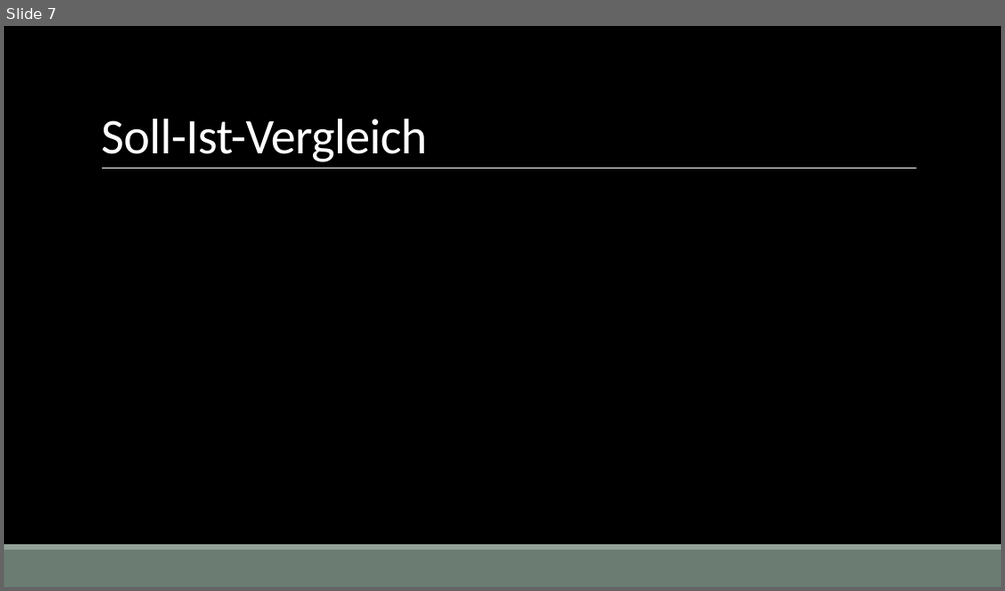
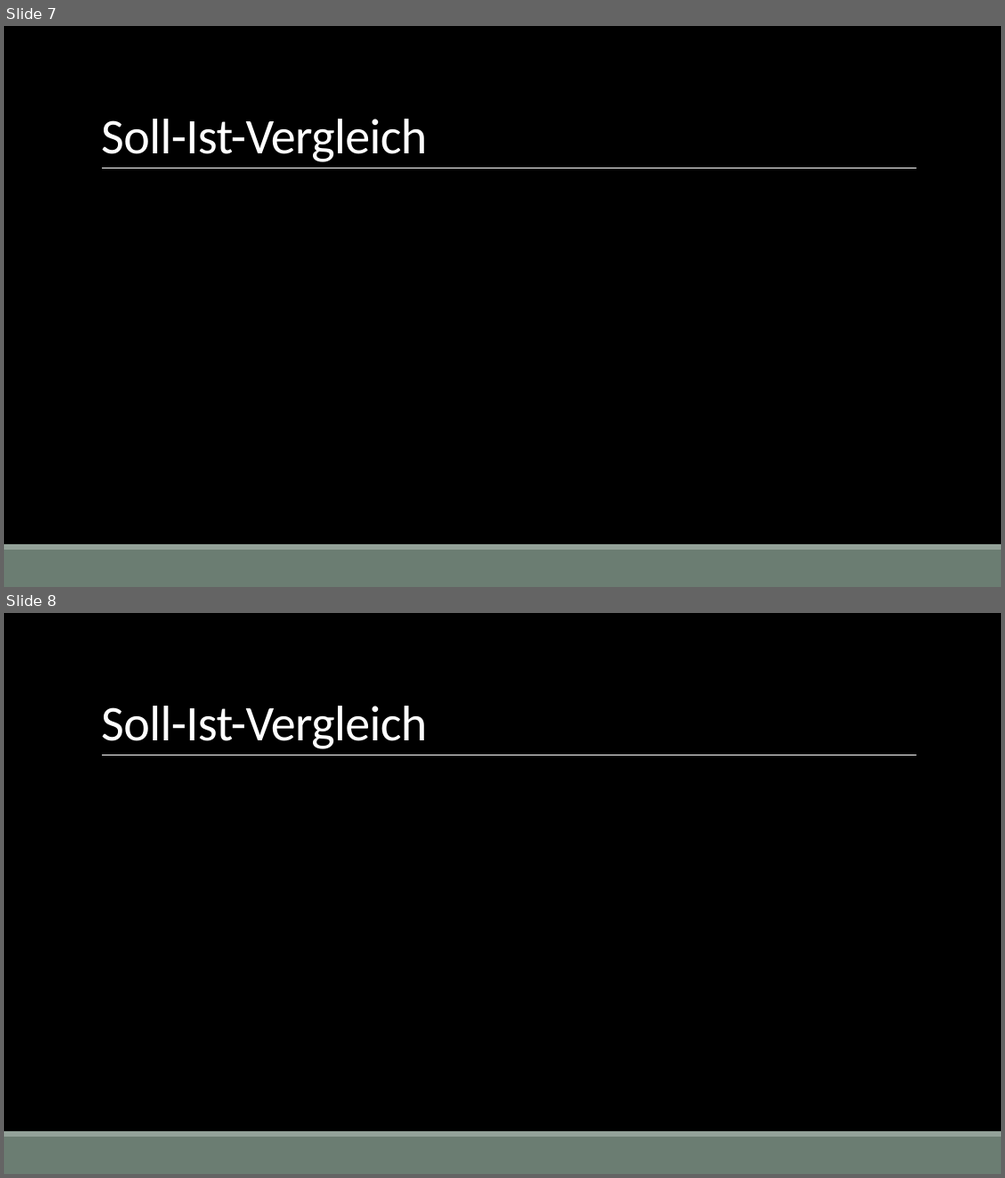
Before and after one commit to BeerBuddy/Mobis, a slide deck: Dokumente/Präsentation Final.pptx. Shown one above the other, each under a label of ours: slide 7 before the commit, slides 7 and 8 after it. The pictures are 1005x591 and 1005x1178 pixels, drawn with LibreOffice and Linux fonts; fonts in the diff are those of the drawing; background and template pictures are left out. Boxes give left, top, right and bottom in pixels: in the first picture for what was removed or moved away, otherwise in the second. Text is boxed around its words. In the diff, an @@ line names an element or a change of style, - is before the commit and + after.

```diff
--- a/Dokumente/Präsentation Final.pptx
+++ b/Dokumente/Präsentation Final.pptx
@@ slide 8 added at (4,613,1001,1174), background picture (left out); not listed: 3 template elements that a slide beside it also shows @@
@@ title added at (101,706,427,749), 48 pt, text #FFFFFF @@
+Soll-Ist-Vergleich
```
Also in this commit, not shown: 5 slides changed, 1 other slide added.
